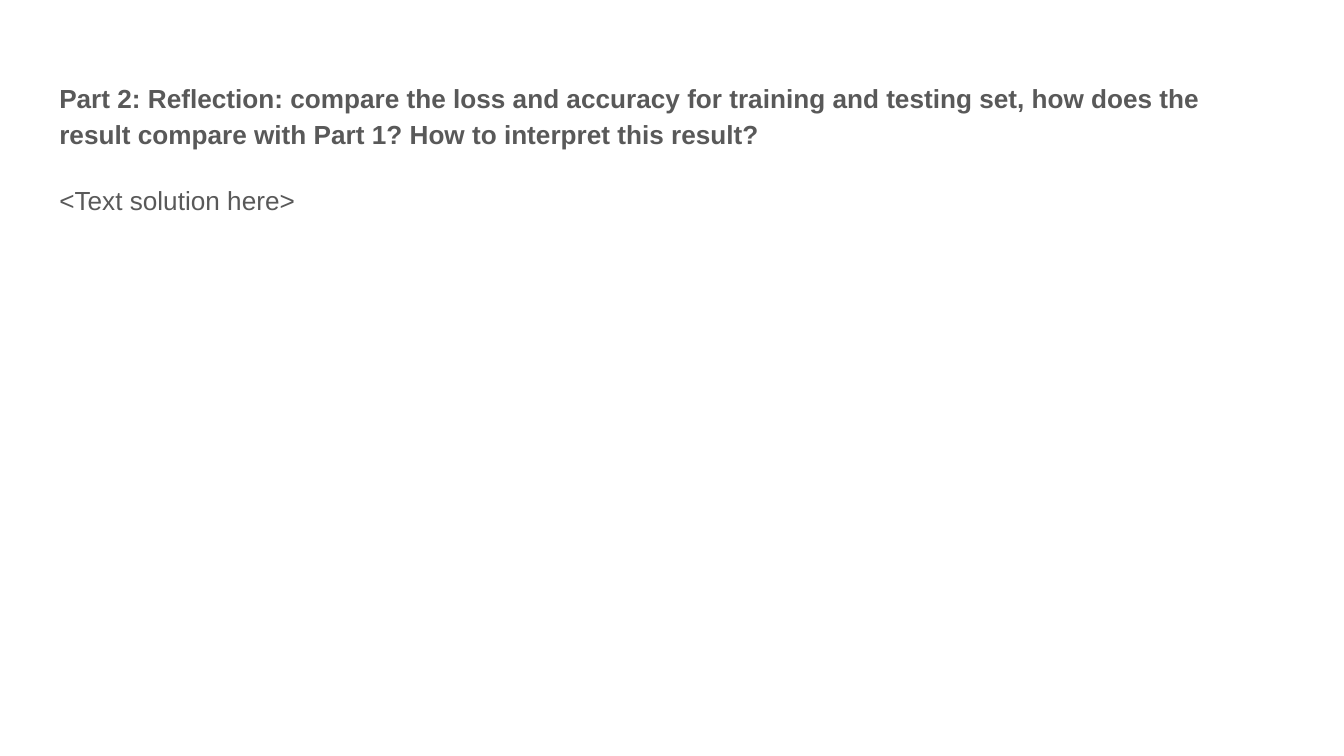
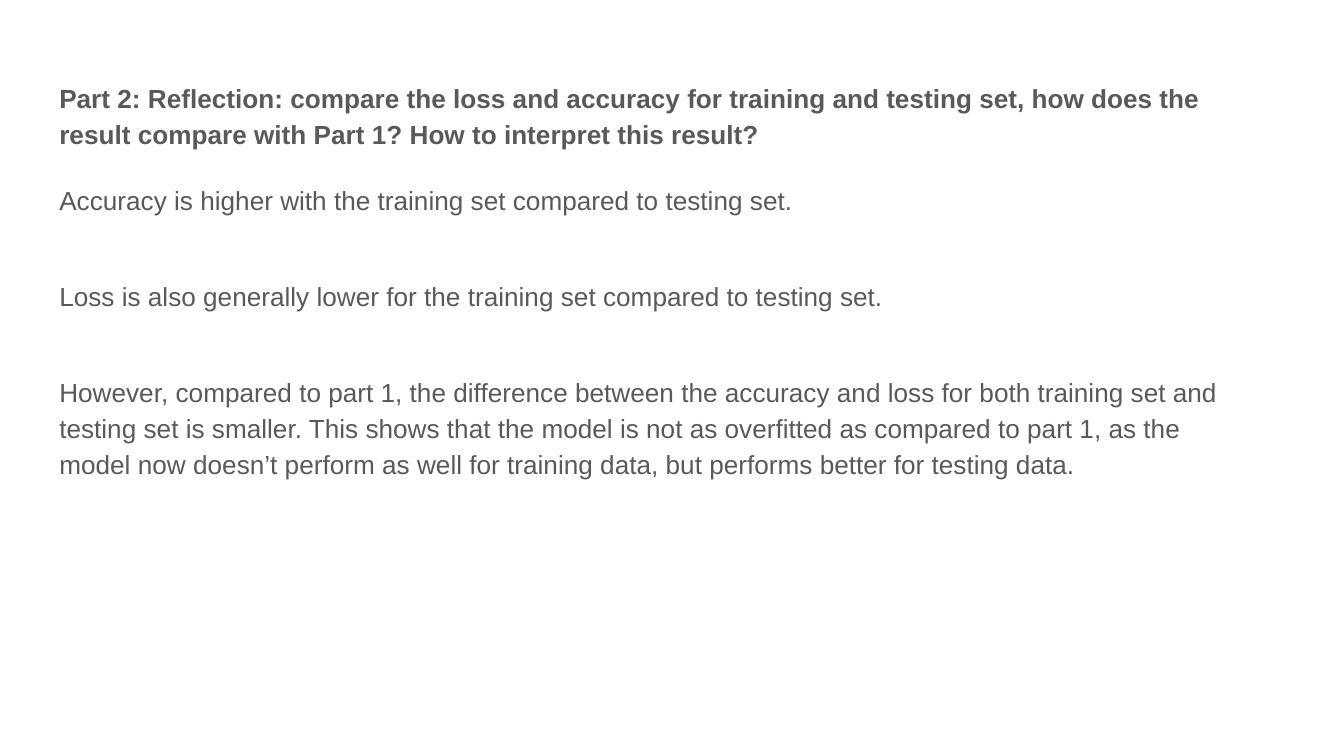
Before and after one commit to KokJianYu/CS4476-Gatech-, a slide deck: slide 6 of proj6_v1/proj6_template.pptx. Drawn at 1344x756 pixels with LibreOffice and Linux fonts; fonts in the diff are those of the drawing. Boxes give left, top, right and bottom in pixels: in the first picture for what was removed or moved away, otherwise in the second. Text is boxed around its words. In the diff, an @@ line names an element or a change of style, - is before the commit and + after.

```diff
--- a/proj6_v1/proj6_template.pptx
+++ b/proj6_v1/proj6_template.pptx
@@ text at [59,191,1217,479]: text changed @@
-<Text solution here>
+Accuracy is higher with the training set compared to testing set.
+Loss is also generally lower for the training set compared to testing set.
+However, compared to part 1, the difference between the accuracy and loss for both training set and testing set is smaller. This shows that the model is not as overfitted as compared to part 1, as the model now doesn’t perform as well for training data, but performs better for testing data.
```
Also in this commit, not shown: 9 other slides changed, 14 other files.
